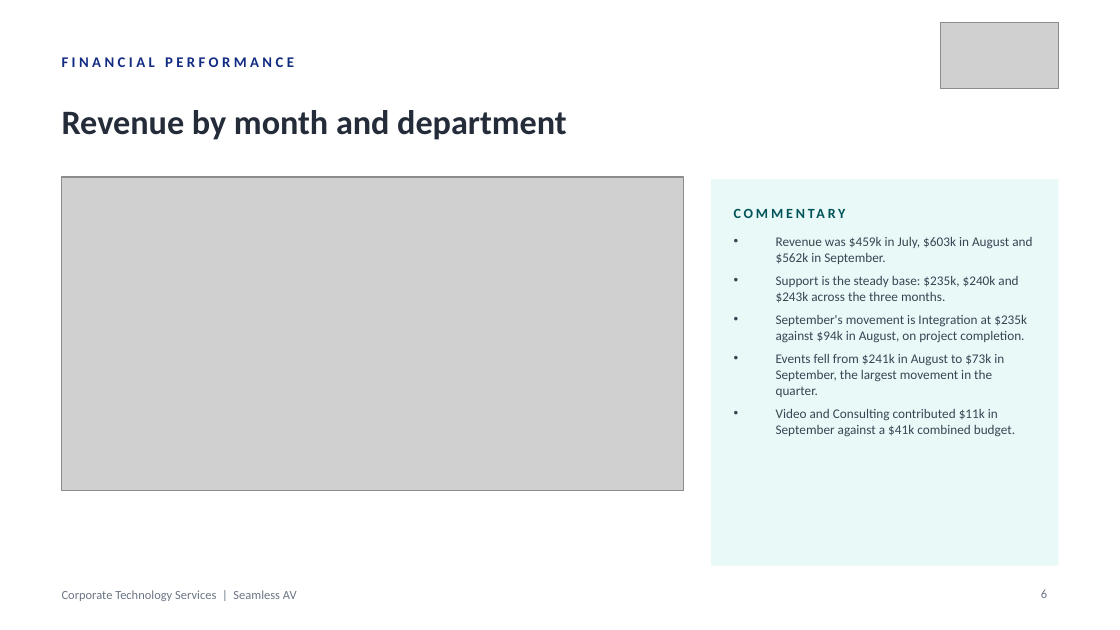
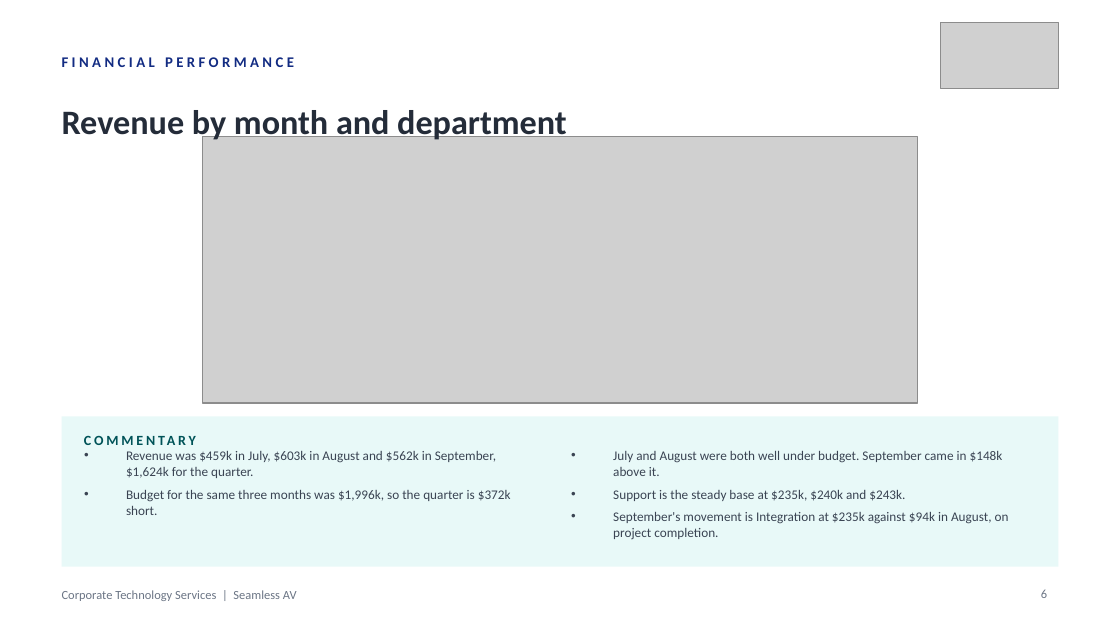
Before and after one commit to WesleyNelson-O33/Claude, a slide deck: slide 6 of deck/CTS Monthly Business Review - 30092026.pptx. Drawn at 1120x630 pixels with LibreOffice and Linux fonts; fonts in the diff are those of the drawing; grey boxes stand for pictures. Boxes give left, top, right and bottom in pixels: in the first picture for what was removed or moved away, otherwise in the second. Text is boxed around its words. In the diff, an @@ line names an element or a change of style, - is before the commit and + after.

```diff
--- a/deck/CTS Monthly Business Review - 30092026.pptx
+++ b/deck/CTS Monthly Business Review - 30092026.pptx
@@ picture: place and size @@
-picture at [62,177,683,491]
+picture at [203,137,917,403]
@@ text at [776,354,1015,437]: paragraphs removed @@
-• Events fell from $241k in August to $73k in September, the largest movement in the quarter.
-• Video and Consulting contributed $11k in September against a $41k combined budget.
@@ rectangle: place and size @@
-rectangle at [711,179,1058,566]
+rectangle at [62,417,1058,567]
@@ text "COMMENTARY" rewrapped from [734,199,1036,227] to [84,426,420,454] @@
@@ text "July and August were both ...": place and size @@
-text "July and August were both ..." at [776,237,1032,437]
+text "July and August were both ..." at [613,451,1009,539]
@@ text added at [126,451,511,515], 8.5 pt, text #3A4453 @@
+• Revenue was $459k in July, $603k in August and $562k in September, $1,624k for the quarter.
+• Budget for the same three months was $1,996k, so the quarter is $372k short.
@@ text at [613,451,1003,501]: text changed @@
-• Revenue was $459k in July, $603k in August and $562k in September.
-• Support is the steady base: $235k, $240k and $243k across the three months.
+• July and August were both well under budget. September came in $148k above it.
+• Support is the steady base at $235k, $240k and $243k.
```
Also in this commit, not shown: 10 other files.
